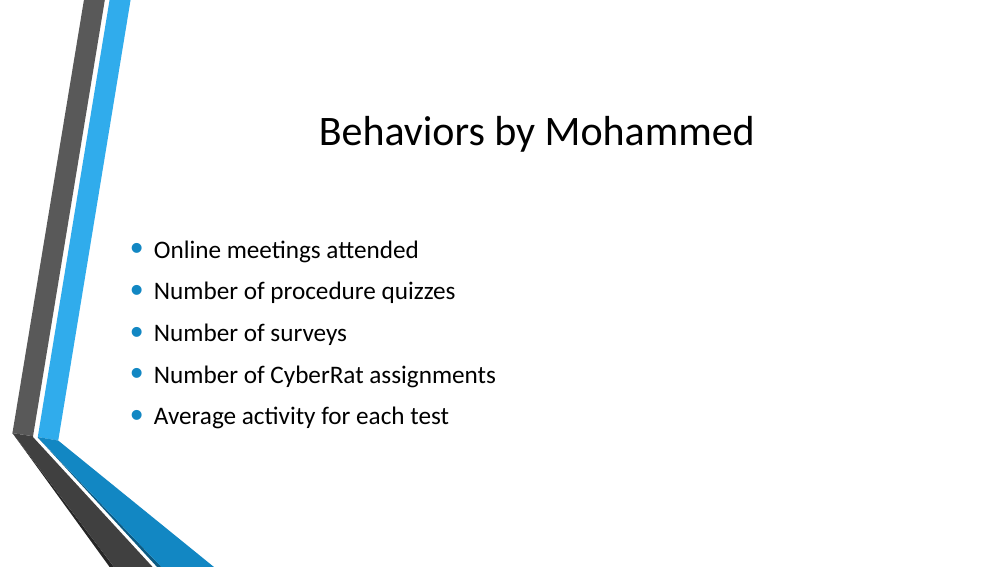
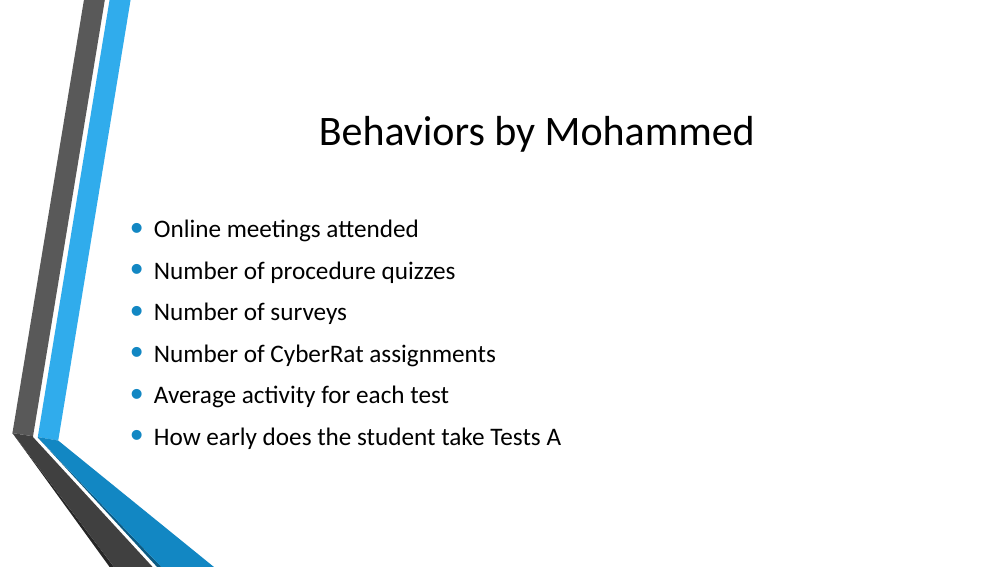
Before and after one commit to shreyasugemuge/Senior-Design-Project, a slide deck: slide 6 of docs/Milestone 3/Milestone_3_Presentation.pptx. Drawn at 1008x567 pixels with LibreOffice and Linux fonts; fonts in the diff are those of the drawing; background and template pictures are left out. Boxes give left, top, right and bottom in pixels: in the first picture for what was removed or moved away, otherwise in the second. Text is boxed around its words. In the diff, an @@ line names an element or a change of style, - is before the commit and + after.

```diff
--- a/docs/Milestone 3/Milestone_3_Presentation.pptx
+++ b/docs/Milestone 3/Milestone_3_Presentation.pptx
@@ text at (154,427,562,449): paragraph added @@
+• How early does the student take Tests A
```
Also in this commit, not shown: 1 other slide changed.
